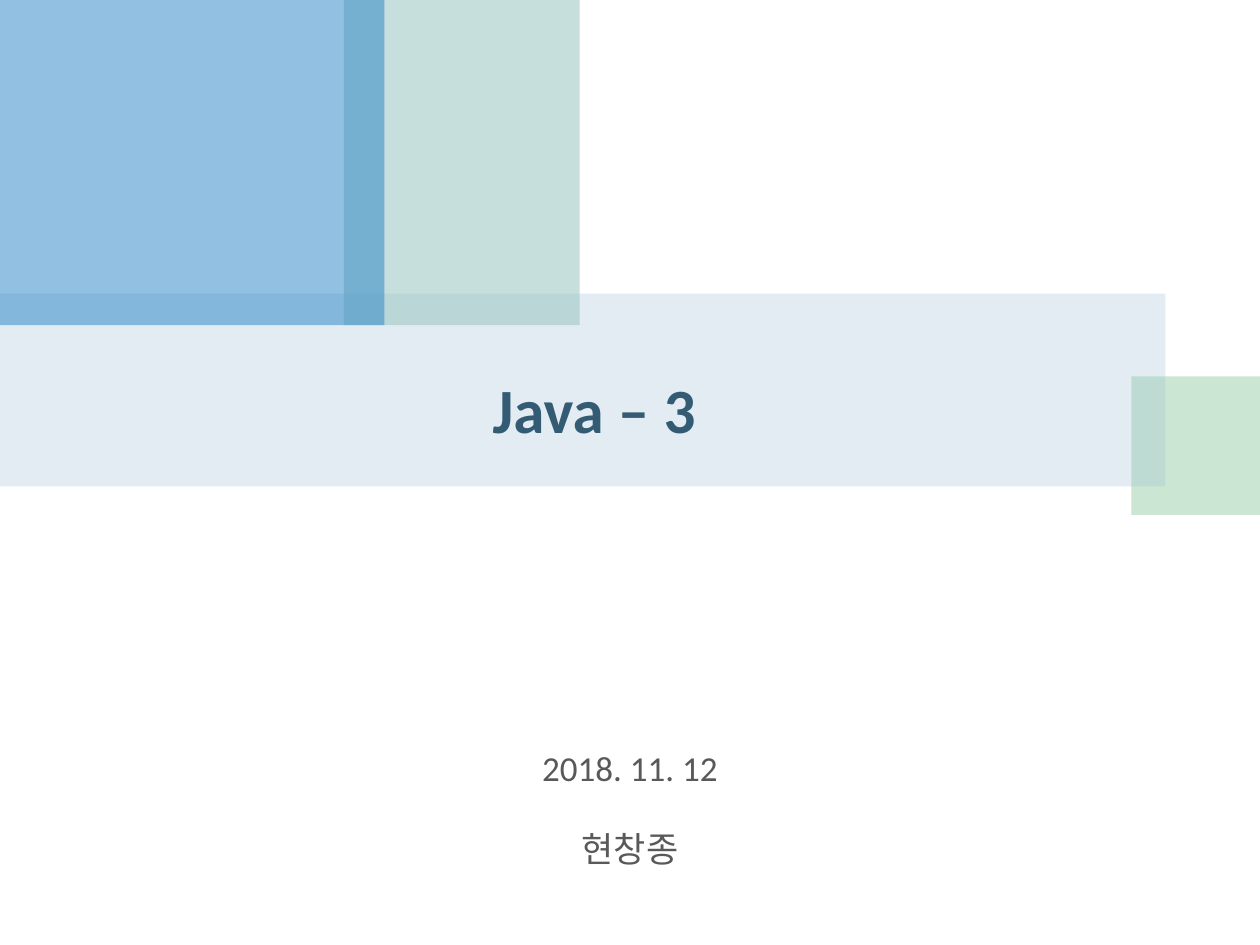
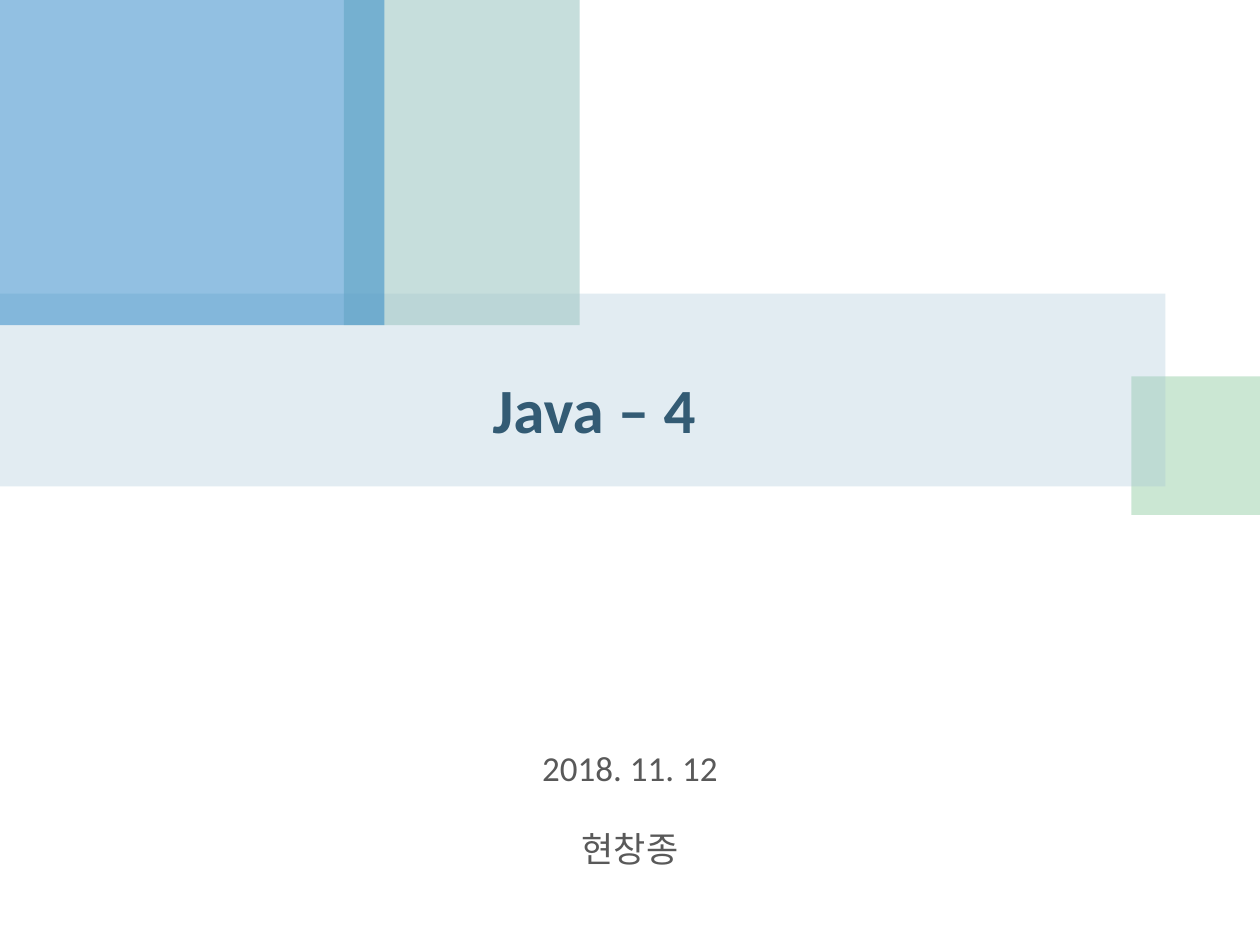
Before and after one commit to appleKorea/BTL_CardGame, a slide deck: slide 1 of PPT/20181112_창종_자바4.pptx. Drawn at 1260x945 pixels with LibreOffice and Linux fonts; fonts in the diff are those of the drawing; background and template pictures are left out. Boxes give left, top, right and bottom in pixels: in the first picture for what was removed or moved away, otherwise in the second. Text is boxed around its words. In the diff, an @@ line names an element or a change of style, - is before the commit and + after.

```diff
--- a/PPT/20181112_창종_자바4.pptx
+++ b/PPT/20181112_창종_자바4.pptx
@@ title at (493, 392, 696, 434): text changed @@
-Java – 3
+Java – 4
```
Also in this commit, not shown: 6 other files.
